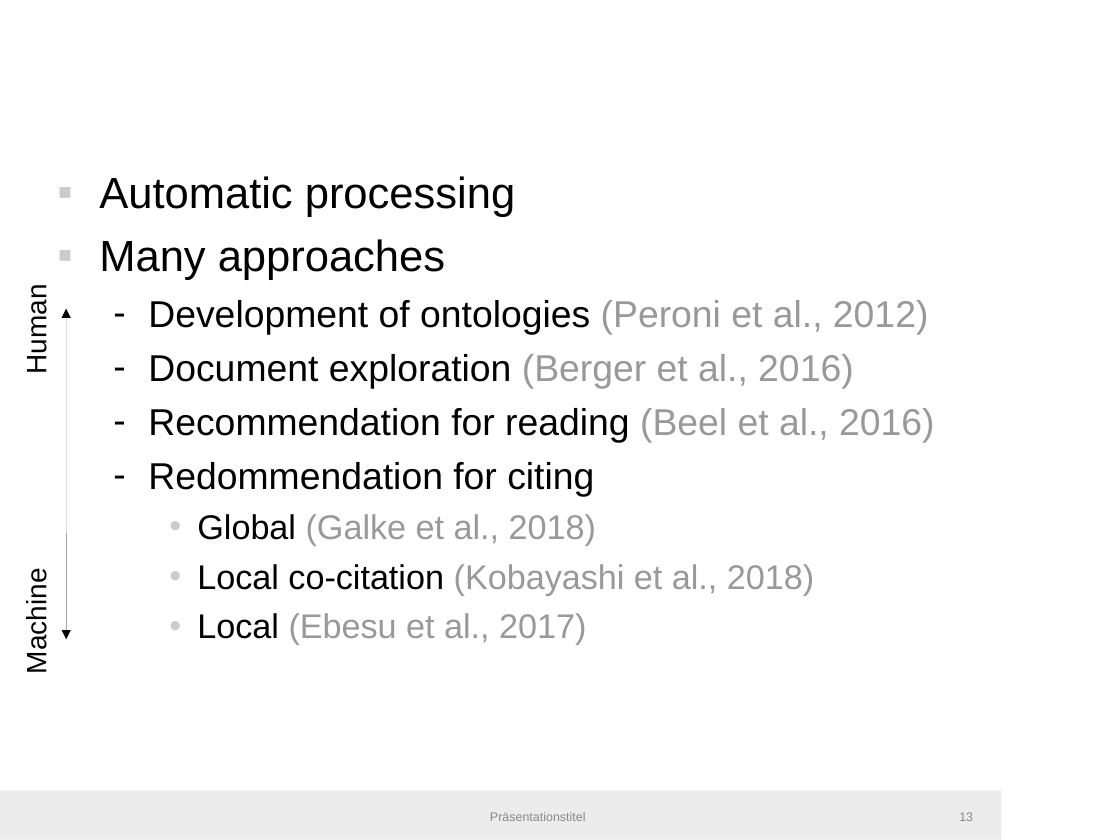
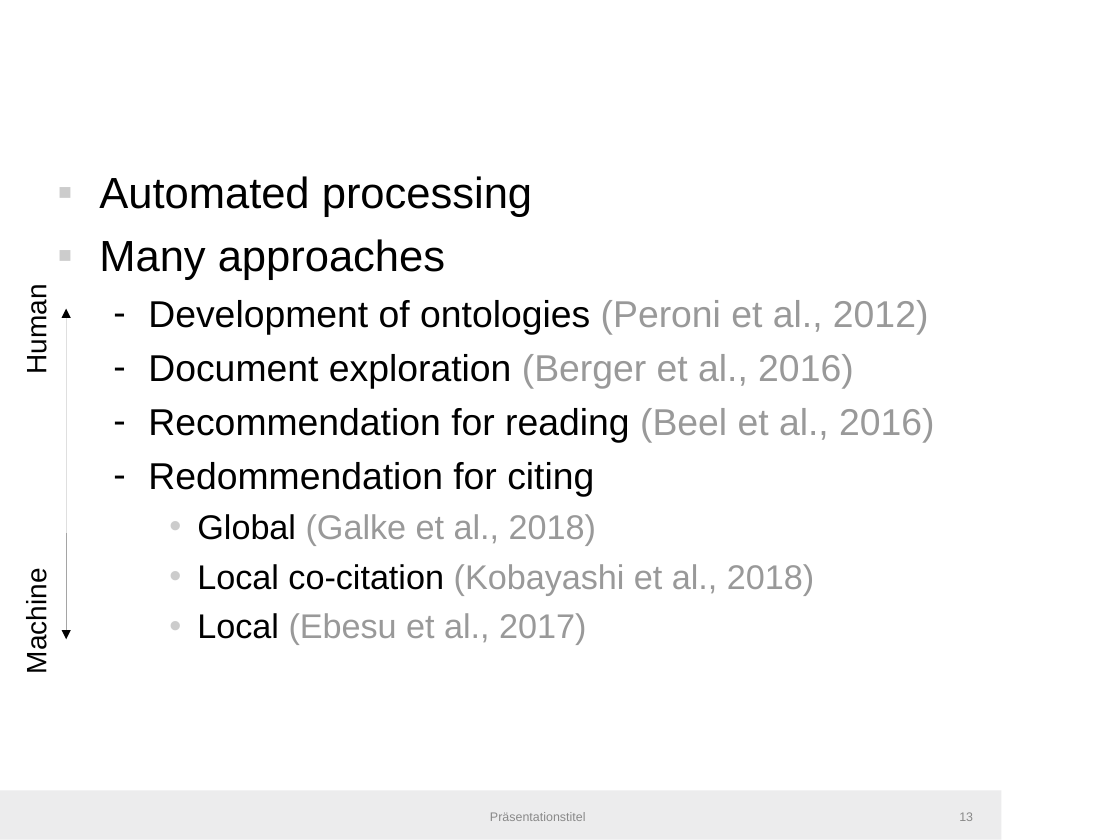
Before and after one commit to IllDepence/master_thesis, a slide deck: slide 13 of pres/pres.odp. Drawn at 1120x840 pixels with LibreOffice and Linux fonts; fonts in the diff are those of the drawing; background and template pictures are left out. Boxes give left, top, right and bottom in pixels: in the first picture for what was removed or moved away, otherwise in the second. Text is boxed around its words. In the diff, an @@ line names an element or a change of style, - is before the commit and + after.

Commit message:
add readme
(commit also includes presentation typo fix)

```diff
--- a/pres/pres.odp
+++ b/pres/pres.odp
@@ text at <box>99,176,532,217</box>: text changed @@
-▪ Automatic processing
+▪ Automated processing
```
Also in this commit, not shown: 3 other slides changed, 4 other files.
